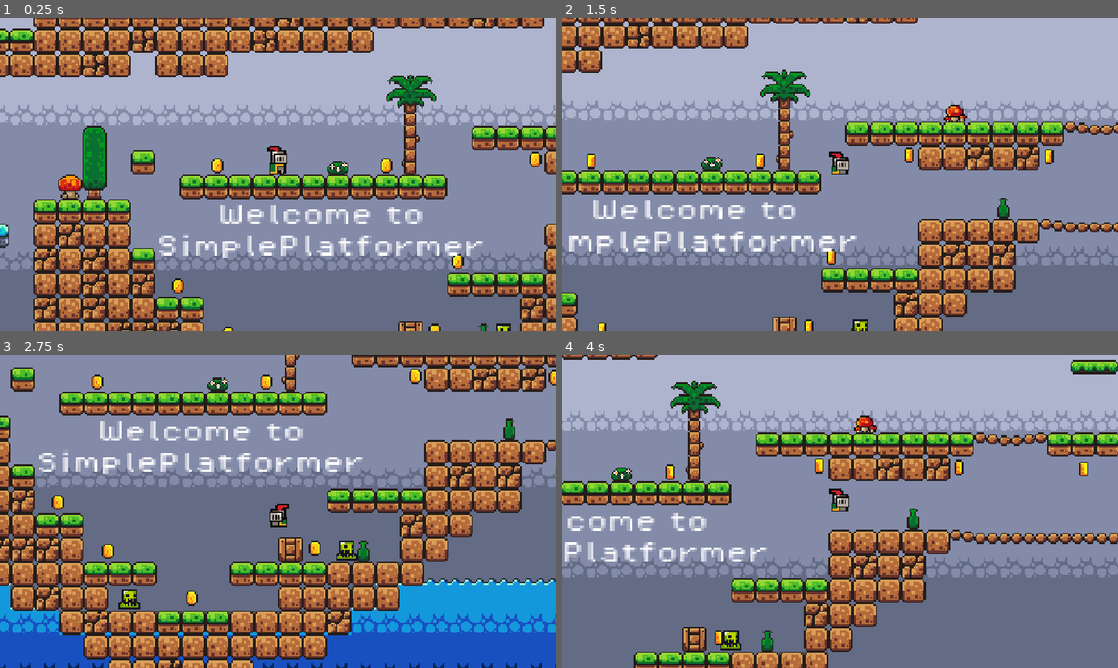
Above: before the commit, frames 1-4 (two rows, left to right).
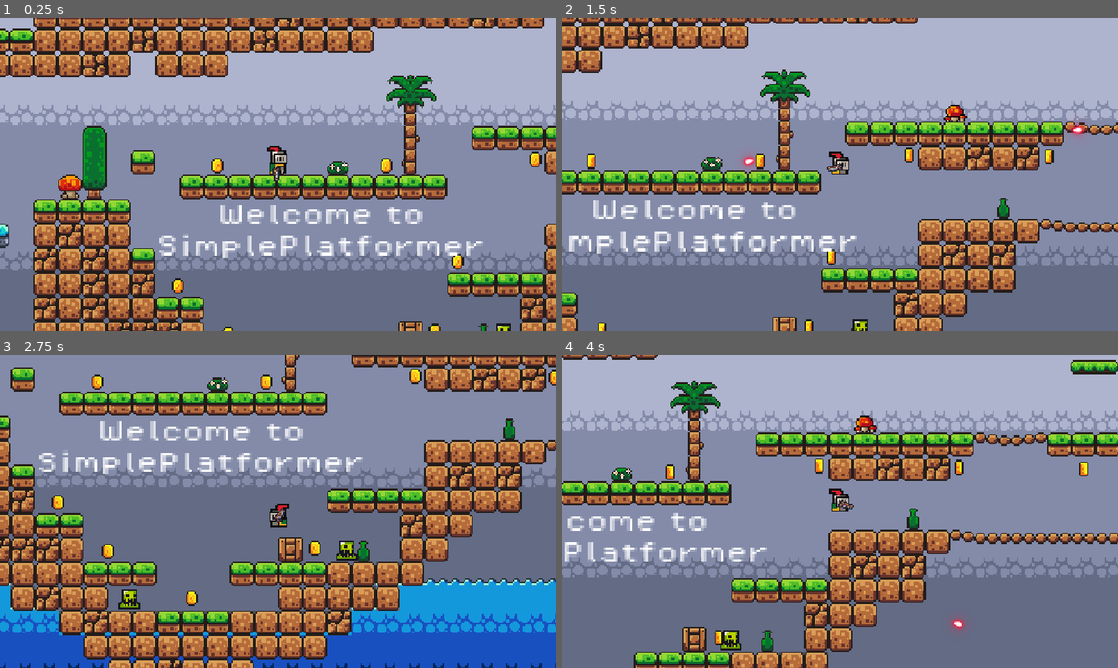
Above: after the commit, the same moments.

Repository: TohidEq/uni-godot-games
Game: Godot game, scene res://scenes/game.tscn
The game is run twice, just before and just after one commit, with the same random seed, the same clock (stepped at 60 frames per second) and the same inputs.
Inputs (mouse positions are in pixels of both pictures, inside the frame that each line leads up to):
- Up to frame 1 (0.25 s): no input
- Up to frame 2 (1.5 s): move the mouse to (962, 158) at 0.52 s; hold D (move_right) from 0.53 s (still down); click (962, 158) at 0.6 s; tap Space (jump) at 0.77 s; move the mouse to (728, 190) at 1.27 s; click (728, 190) at 1.35 s
- Up to frame 3 (2.75 s): tap Space (jump) at 1.52 s; move the mouse to (333, 442) at 2.02 s; release D (move_right) at 2.03 s; hold A (move_left) from 2.03 s (still down); click (333, 442) at 2.1 s
- Up to frame 4 (4 s): move the mouse to (812, 574) at 2.77 s; release A (move_left) at 2.78 s; hold D (move_right) from 2.78 s (still down); click (812, 574) at 2.85 s; tap Space (jump) at 3.02, 3.77 s; move the mouse to (1006, 558) at 3.52 s; click (1006, 558) at 3.6 s

The runs differ from the first frame. In frame 1, less than 0.1% of the frame differs, in the area x 49-51%, y 47-53%; in frame 2, 0.2%, in the area x 32-95%, y 33-50%; in frame 3, less than 0.1%; in frame 4, 0.1%.

Commit message:
Gun and bullet

Diff:
--- a/simple-platformer/project.godot
+++ b/simple-platformer/project.godot
@@ -44,6 +44,11 @@
 , Object(InputEventKey,"resource_local_to_scene":false,"resource_name":"","device":-1,"window_id":0,"alt_pressed":false …(186 unchanged characters)…
 ]
 }
+fire={
+"deadzone": 0.2,
+"events": [Object(InputEventMouseButton,"resource_local_to_scene":false,"resource_name":"","device":-1,"window_id":0,"alt_pressed":false,"shift_pressed":false,"ctrl_pressed":false,"meta_pressed":false,"button_mask":0,"position":Vector2(0, 0),"global_position":Vector2(0, 0),"factor":1.0,"button_index":1,"canceled":false,"pressed":false,"double_click":false,"script":null)
+]
+}
 
 [rendering]
 
--- /dev/null
+++ b/simple-platformer/scenes/bullet.tscn
@@ -0,0 +1,16 @@
+[gd_scene load_steps=3 format=3 uid="uid://rojn4j1oharl"]
+
+[ext_resource type="Texture2D" uid="uid://bubll46ug1jcs" path="res://assets/sprites/bullets/02.png" id="1_mkf8s"]
+[ext_resource type="Script" uid="uid://cqufkqlwc26x0" path="res://scripts/bullet.gd" id="1_y25gk"]
+
+[node name="Bullet" type="Node2D"]
+script = ExtResource("1_y25gk")
+
+[node name="Sprite2D" type="Sprite2D" parent="."]
+scale = Vector2(0.2, 0.2)
+texture = ExtResource("1_mkf8s")
+
+[node name="VisibleOnScreenNotifier2D" type="VisibleOnScreenNotifier2D" parent="."]
+scale = Vector2(2.35, 2.35)
+
+[connection signal="screen_exited" from="VisibleOnScreenNotifier2D" to="." method="_on_visible_on_screen_notifier_2d_screen_exited"]
--- a/simple-platformer/scenes/coin.tscn
+++ b/simple-platformer/scenes/coin.tscn
@@ -98,6 +98,45 @@
 
 [sub_resource type="CircleShape2D" id="CircleShape2D_ssuvv"]
 radius = 5.0
+
+[sub_resource type="Animation" id="Animation_d14el"]
+length = 0.001
+tracks/0/type = "value"
+tracks/0/imported = false
+tracks/0/enabled = true
+tracks/0/path = NodePath("CollisionShape2D:disabled")
+tracks/0/interp = 1
+tracks/0/loop_wrap = true
+tracks/0/keys = {
+"times": PackedFloat32Array(0),
+"transitions": PackedFloat32Array(1),
+"update": 1,
+"values": [false]
+}
+tracks/1/type = "value"
+tracks/1/imported = false
+tracks/1/enabled = true
+tracks/1/path = NodePath("PickUpSound:playing")
+tracks/1/interp = 1
+tracks/1/loop_wrap = true
+tracks/1/keys = {
+"times": PackedFloat32Array(0),
+"transitions": PackedFloat32Array(1),
+"update": 1,
+"values": [false]
+}
+tracks/2/type = "value"
+tracks/2/imported = false
+tracks/2/enabled = true
+tracks/2/path = NodePath("AnimatedSprite2D:visible")
+tracks/2/interp = 1
+tracks/2/loop_wrap = true
+tracks/2/keys = {
+"times": PackedFloat32Array(0),
+"transitions": PackedFloat32Array(1),
+"update": 1,
+"values": [true]
+}
 
 [sub_resource type="Animation" id="Animation_11l1o"]
 resource_name = "pickupAnim"
@@ -152,45 +191,6 @@
 "values": [false]
 }
 
-[sub_resource type="Animation" id="Animation_d14el"]
-length = 0.001
-tracks/0/type = "value"
-tracks/0/imported = false
-tracks/0/enabled = true
-tracks/0/path = NodePath("CollisionShape2D:disabled")
-tracks/0/interp = 1
-tracks/0/loop_wrap = true
-tracks/0/keys = {
-"times": PackedFloat32Array(0),
-"transitions": PackedFloat32Array(1),
-"update": 1,
-"values": [false]
-}
-tracks/1/type = "value"
-tracks/1/imported = false
-tracks/1/enabled = true
-tracks/1/path = NodePath("PickUpSound:playing")
-tracks/1/interp = 1
-tracks/1/loop_wrap = true
-tracks/1/keys = {
-"times": PackedFloat32Array(0),
-"transitions": PackedFloat32Array(1),
-"update": 1,
-"values": [false]
-}
-tracks/2/type = "value"
-tracks/2/imported = false
-tracks/2/enabled = true
-tracks/2/path = NodePath("AnimatedSprite2D:visible")
-tracks/2/interp = 1
-tracks/2/loop_wrap = true
-tracks/2/keys = {
-"times": PackedFloat32Array(0),
-"transitions": PackedFloat32Array(1),
-"update": 1,
-"values": [true]
-}
-
 [sub_resource type="AnimationLibrary" id="AnimationLibrary_1ikuy"]
 _data = {
 &"RESET": SubResource("Animation_d14el"),
--- /dev/null
+++ b/simple-platformer/scenes/gun.tscn
@@ -0,0 +1,15 @@
+[gd_scene load_steps=3 format=3 uid="uid://ciopoivgegqrj"]
+
+[ext_resource type="Script" uid="uid://dcxkpga5y8qk2" path="res://scripts/gun.gd" id="1_og67c"]
+[ext_resource type="Texture2D" uid="uid://copl5enorln7v" path="res://assets/sprites/guns/Pack 1/PX2/43.png" id="2_gp1hk"]
+
+[node name="Gun" type="Node2D"]
+scale = Vector2(0.36, 0.36)
+script = ExtResource("1_og67c")
+
+[node name="Sprite2D" type="Sprite2D" parent="."]
+position = Vector2(10, -3)
+texture = ExtResource("2_gp1hk")
+
+[node name="Marker2D" type="Marker2D" parent="."]
+position = Vector2(28, -6)
--- a/simple-platformer/scenes/player.tscn
+++ b/simple-platformer/scenes/player.tscn
@@ -1,7 +1,8 @@
-[gd_scene load_steps=26 format=3 uid="uid://745vk7ao2lyg"]
+[gd_scene load_steps=27 format=3 uid="uid://745vk7ao2lyg"]
 
 [ext_resource type="Texture2D" uid="uid://bat6ec3x3f0gh" path="res://assets/sprites/knight.png" id="1_3vyb7"]
 [ext_resource type="Script" uid="uid://dv2uer5wrcgk" path="res://scripts/player.gd" id="1_g2els"]
+[ext_resource type="PackedScene" uid="uid://ciopoivgegqrj" path="res://scenes/gun.tscn" id="3_qhqgy"]
 
 [sub_resource type="AtlasTexture" id="AtlasTexture_g2els"]
 atlas = ExtResource("1_3vyb7")
@@ -186,3 +187,6 @@
 [node name="CollisionShape2D" type="CollisionShape2D" parent="."]
 position = Vector2(0, -7)
 shape = SubResource("CapsuleShape2D_g2els")
+
+[node name="Gun" parent="." instance=ExtResource("3_qhqgy")]
+position = Vector2(0, -4)
--- /dev/null
+++ b/simple-platformer/scripts/bullet.gd
@@ -0,0 +1,16 @@
+extends Node2D
+
+const SPEED : int = 300;
+
+# Called when the node enters the scene tree for the first time.
+func _ready() -> void:
+	pass
+
+# Called every frame. 'delta' is the elapsed time since the previous frame.
+func _process(delta: float) -> void:
+	position += transform.x * SPEED * delta;
+
+
+
+func _on_visible_on_screen_notifier_2d_screen_exited() -> void:
+	queue_free();
--- /dev/null
+++ b/simple-platformer/scripts/gun.gd
@@ -0,0 +1,29 @@
+extends Node2D
+
+@onready var sprite_2d: Sprite2D = $Sprite2D
+@onready var marker: Marker2D = $Marker2D
+
+const BULLET = preload("res://scenes/bullet.tscn")
+
+# Called when the node enters the scene tree for the first time.
+func _ready() -> void:
+	pass # Replace with function body.
+
+
+# Called every frame. 'delta' is the elapsed time since the previous frame.
+func _process(delta: float) -> void:
+	look_at(get_global_mouse_position());
+	# Fix left side looking sprite
+	rotation_degrees = wrap(rotation_degrees,0,360);
+	if rotation_degrees > 90 and rotation_degrees < 270:
+		if scale.y > 0:
+			scale.y *= -1;
+	else:
+		if scale.y < 0:
+			scale.y *= -1;
+
+	if Input.is_action_just_pressed("fire"):
+		var bullet_instance = BULLET.instantiate();
+		get_tree().root.add_child(bullet_instance);
+		bullet_instance.global_position = marker.global_position;
+		bullet_instance.rotation = rotation;
Binary file added: simple-platformer/assets/sprites/bullets/01.png
Not shown, added: simple-platformer/assets/sprites/bullets/01.png.import
Binary file added: simple-platformer/assets/sprites/bullets/02.png
Not shown, added: simple-platformer/assets/sprites/bullets/02.png.import
Binary file added: simple-platformer/assets/sprites/bullets/03.png
Not shown, added: simple-platformer/assets/sprites/bullets/03.png.import
Binary file added: simple-platformer/assets/sprites/bullets/04.png
Not shown, added: simple-platformer/assets/sprites/bullets/04.png.import
Binary file added: simple-platformer/assets/sprites/bullets/05.png
Not shown, added: simple-platformer/assets/sprites/bullets/05.png.import
Binary file added: simple-platformer/assets/sprites/bullets/06.png
Not shown, added: simple-platformer/assets/sprites/bullets/06.png.import
(and 565 more such lines)
